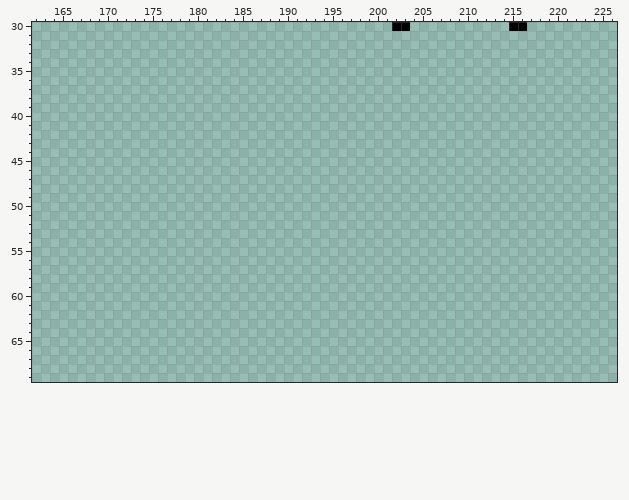
Pixel-art file, stored at ArtAndShit/Instruments and animals.aseprite. The first picture shows the starting point.
512x256 pixels, 1 frame. Colours within 5 levels of each other are drawn and written as one. Shown: x 162..226, y 30..69.
After:
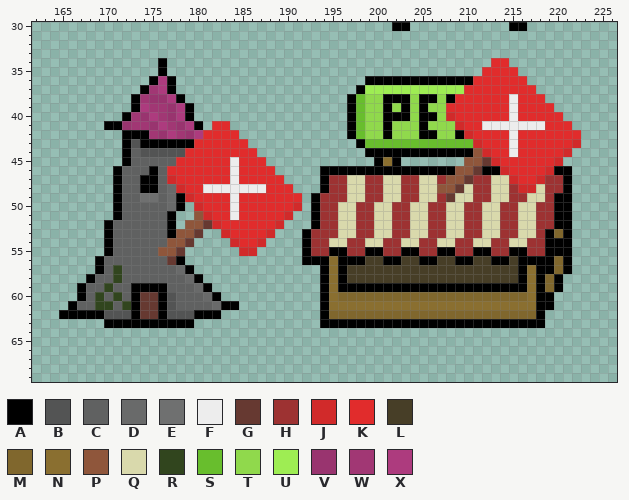
Palette (. is transparent): A #000000  B #535454  C #606161  D #696a6a  E #6f7070  F #ededed  G #663931  H #9d3232  J #d12a2a  K #e12c2c  L #473e27  M #80672d  N #8a6f30  P #8f563b  Q #d9d9ac  R #31451e  S #68be2d  T #90d94c  U #9eed53  V #99346f  W #a13774  X #ad3b7e
What changed:
layer "Layer 2" added
Changed rows in their new state; - is an unchanged pixel.
Layers "Layer 2", "Layer 1":
first column x 165:
34 -----------A------------------------------------KK--------
35 -----------A-----------------------------------KKKK-------
36 ----------AXA---------------------AAAAAAAAAAAAKKKKKK------
37 ---------AWXA--------------------AUUUUUUUUUUUKKKKKKKK-----
38 --------AWVVXA------------------ASTTAAATAATAKKKKKKFKKK----
39 --------AXWWVXA-----------------ASTTATATATTKKKKKKKFKKKK---
40 -------AWVXWVXA-----------------ASTTAAATAATJKKKKKKFKKKKK--
41 -----AAVWWVXWVXA-KK-------------ASTTATTTATTTJKKFFFFFFFKKK-
42 -------AAAWVXWVXKKKK------------ASTTATTTAATTAJKKKKFKKKKKKK
43 -------ABAAAAAAKKKKKK------------ASSSSSSSSSSSSJKKKFKKKKKKJ
44 -------ACBBBBBKKKKKKKK------------AAAAAAAAAAAAPJKKFKKKKKJ-
45 -------ACCCCCKKKKKKFKKK------------ANA-------PPGJKKKKKKJ--
46 ------ACCCACKKKKKKKFKKKK-----AAAAAAAAAAAAAAAPPGAAJKKKKJAA-
47 ------ACCAACJKKKKKKFKKKKK----AHHQQHHQQHHQQHPPGHHQQJKKJHHA-
48 ------ACCAACDJKKFFFFFFFKKK---AHHQQHHQQHHQQPPGQHHQQHJJQHHA-
49 ------ACCEECDAJKKKKFKKKKKKK-AHHHQQHHQQHHQQHGQQHHQQHHQQHAA-
50 ------ACCCCCDA-JKKKFKKKKKKJ-AHHQQHHQQHHQQHHQQHHQQHHQQHHAA-
51 ------ACCCCCA--PJKKFKKKKKJ--AHHQQHHQQHHQQHHQQHHQQHHQQHHAA-
52 -----ACCCCCCA-PPGJKKKKKKJ---AHHQQHHQQHHQQHHQQHHQQHHQQHHAA-
53 -----ACCCCCCAPPG--JKKKKJ---AHHHQQHHQQHHQQHHQQHHQQHHQQHAMA-
54 -----ACCCCCCPPG----JKKJ----AHHQQHHQQHHQQHHQQHHQQHHQQHHAAA-
55 -----ACCCCCPPG------JJ-----AHHAAHHAAHHAAHHAAHHAAHHAAHHAAA-
56 ----ACCCCCCCGA-------------AAANAAALLAALLAALLAALLAALAAAAMA-
57 ----ACRCCCCCCDA--------------ANALLLLLLLLLLLLLLLLLLLANAAMA-
58 ---ACCRCCCCCCCDA-------------ANALLLLLLLLLLLLLLLLLLLANAMA--
59 --ACCRCCAAAACCCDA------------ANAAAAAAAAAAAAAAAAAAAAANAMA--
60 --ACRCRCAGGABCCCDA-----------ANMMMMMMMMMMMMMMMMMMMMMNAA---
61 -ACCRRCRAGGABCCCCDAA---------ANNNNNNNNNNNNNNNNNNNNNNNAA---
62 AAAAABBBAGGABBBAAA-----------AMMMMMMMMMMMMMMMMMMMMMMMA----
63 -----AAAAAAAAAA--------------AAAAAAAAAAAAAAAAAAAAAAAAA----
Pixel boxes of the changes (left, top, right, bottom) in both pictures:
added: (59, 58, 581, 328)
